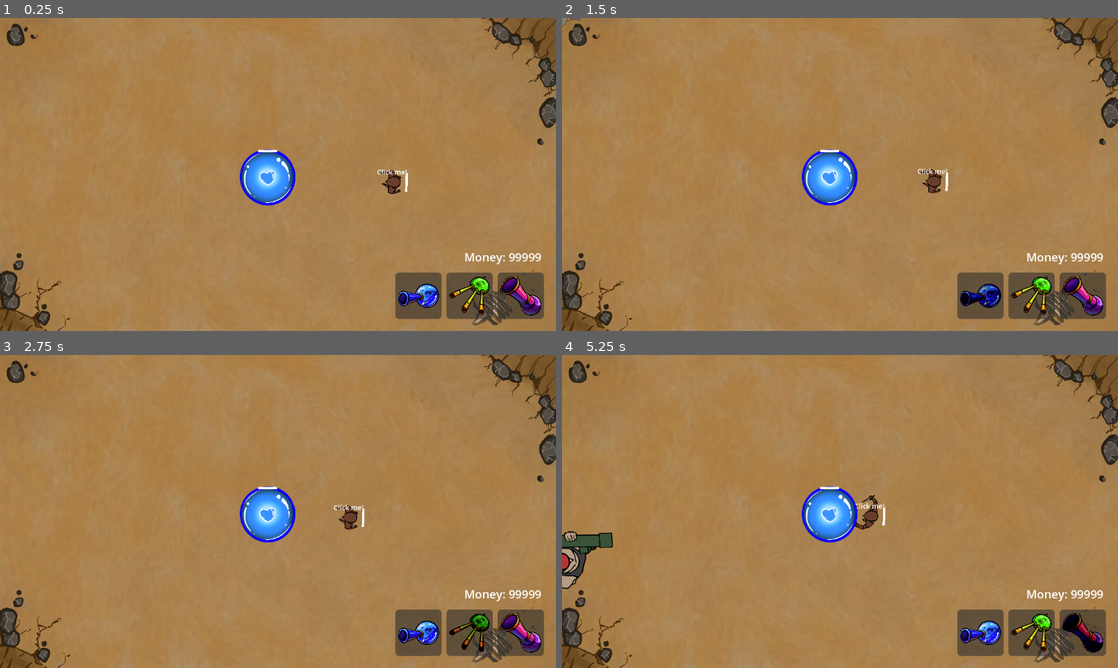
Above: before the commit, frames 1-4 (two rows, left to right).
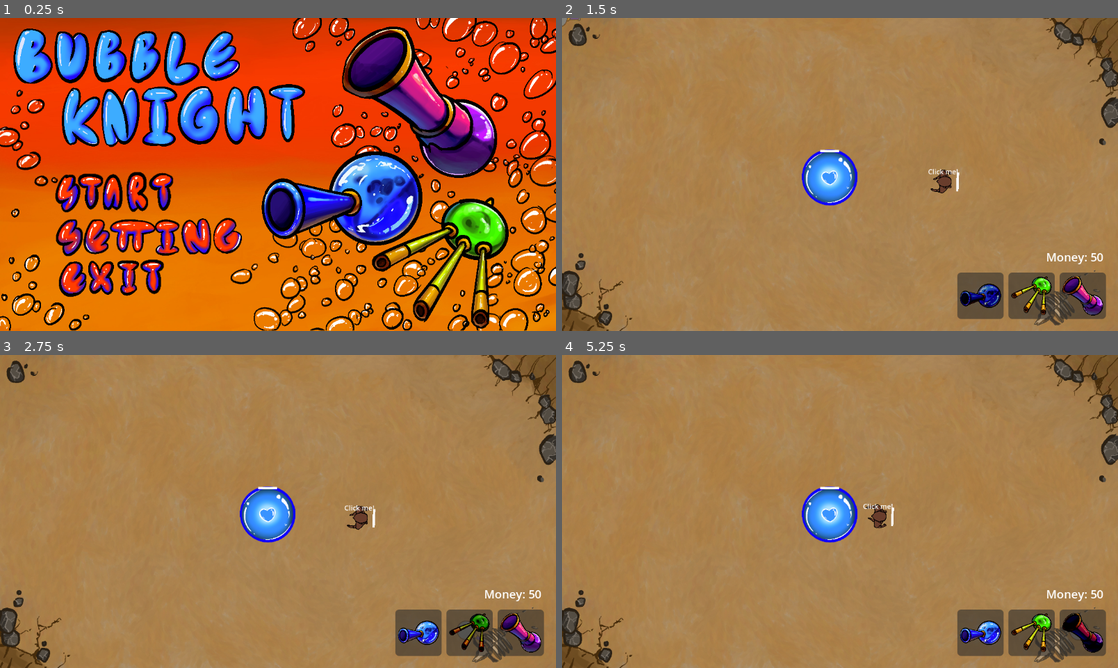
Above: after the commit, the same moments.

Repository: PNP-Gamejam/ggj2025-bubbles
Game: Godot game, scene res://main_menu/main.tscn
The game is run twice, just before and just after one commit, with the same random seed, the same clock (stepped at 60 frames per second) and the same inputs. Before the commit the project starts from res://main.tscn. Sound files missing from this copy of the repository are replaced by a short silence.
Inputs (mouse positions are in pixels of both pictures, inside the frame that each line leads up to):
- Up to frame 1 (0.25 s): no input
- Up to frame 2 (1.5 s): click (712, 190) at 0.52 s; click (979, 296) at 1.25 s
- Up to frame 3 (2.75 s): click (467, 633) at 2 s
- Up to frame 4 (5.25 s): click (1084, 633) at 2.75 s; click (979, 633) at 3.5 s; click (1029, 633) at 4.25 s; click (1084, 633) at 5 s

The runs differ from the first frame. In frame 1, 100% of the frame differs, in the area x 0-100%, y 0-100%; in frame 2, 0.6%; in frame 3, 0.6%; in frame 4, 1.5%.
Error after the commit: Invalid type in function 'select' in base 'OptionButton'. Cannot convert argument 1 from Nil to int. (res://main_menu/src/menu_controller.gd:42)

Commit message:
adjust to real game

Diff:
--- a/main.gd
+++ b/main.gd
@@ -15,7 +15,7 @@
 const HEAVY_SENTRY = preload("res://scenes/sentries/heavy_sentry.tscn")
 const HEAVY_SENTRY_OFFSET = Vector2(30, 0)
 
-var money := 99999
+var money := 50
 
 @onready var base: Base = $Base
 @onready var placeholder: Sprite2D = %Placeholder
--- a/project.godot
+++ b/project.godot
@@ -11,7 +11,7 @@
 [application]
 
 config/name="GGJ2025-bubbles"
-run/main_scene="res://main.tscn"
+run/main_scene="res://main_menu/main.tscn"
 config/features=PackedStringArray("4.3", "GL Compatibility")
 config/icon="res://icon.svg"
 
--- a/spawner.tscn
+++ b/spawner.tscn
@@ -8,12 +8,13 @@
 
 [node name="Spawner" type="Node2D"]
 script = ExtResource("1_e51f7")
-monster_scenes = Array[PackedScene]([ExtResource("2_bt7fn"), ExtResource("3_1x81q"), ExtResource("4_8dmrw"), ExtResource("5_1ragp")])
+monster_scenes = [ExtResource("2_bt7fn"), ExtResource("3_1x81q"), ExtResource("4_8dmrw"), ExtResource("5_1ragp")]
 
 [node name="MonsterTimer" type="Timer" parent="."]
 wait_time = 2.0
 autostart = true
 
 [node name="BossTimer" type="Timer" parent="."]
+wait_time = 90.0
 one_shot = true
 autostart = true
